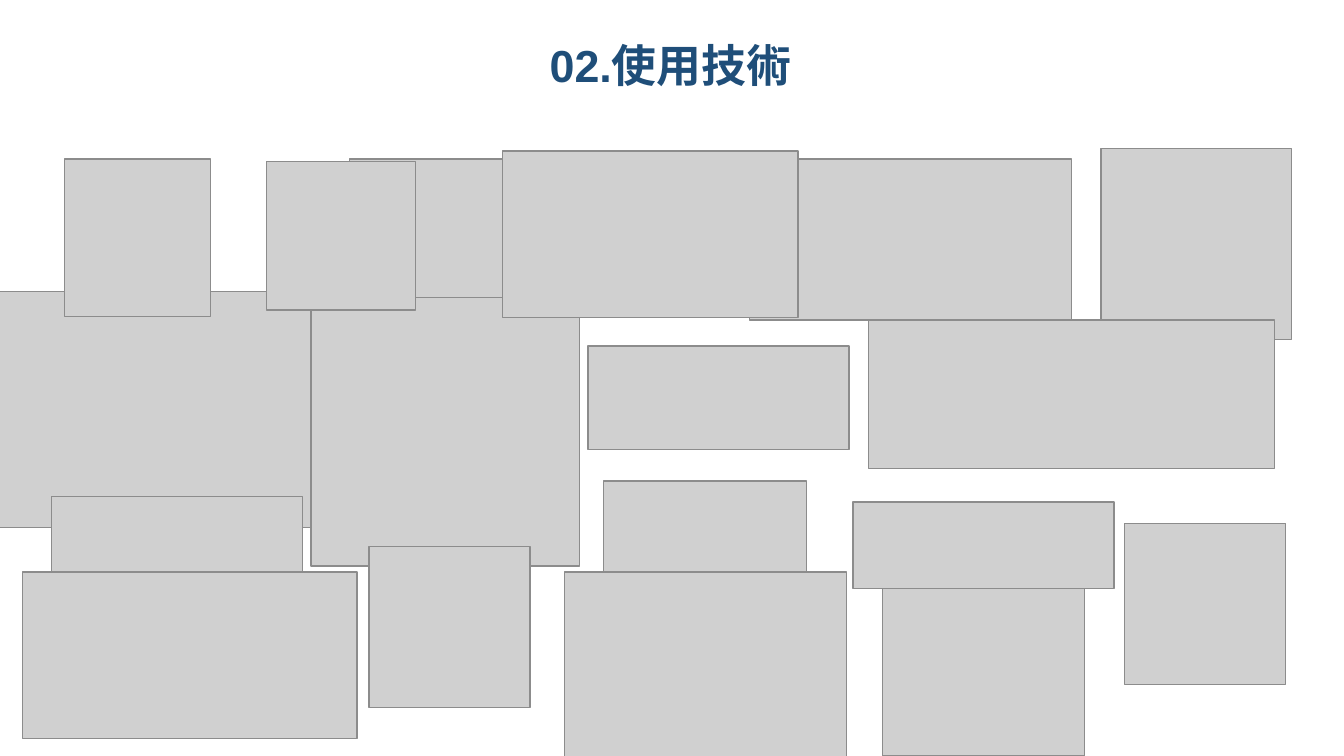
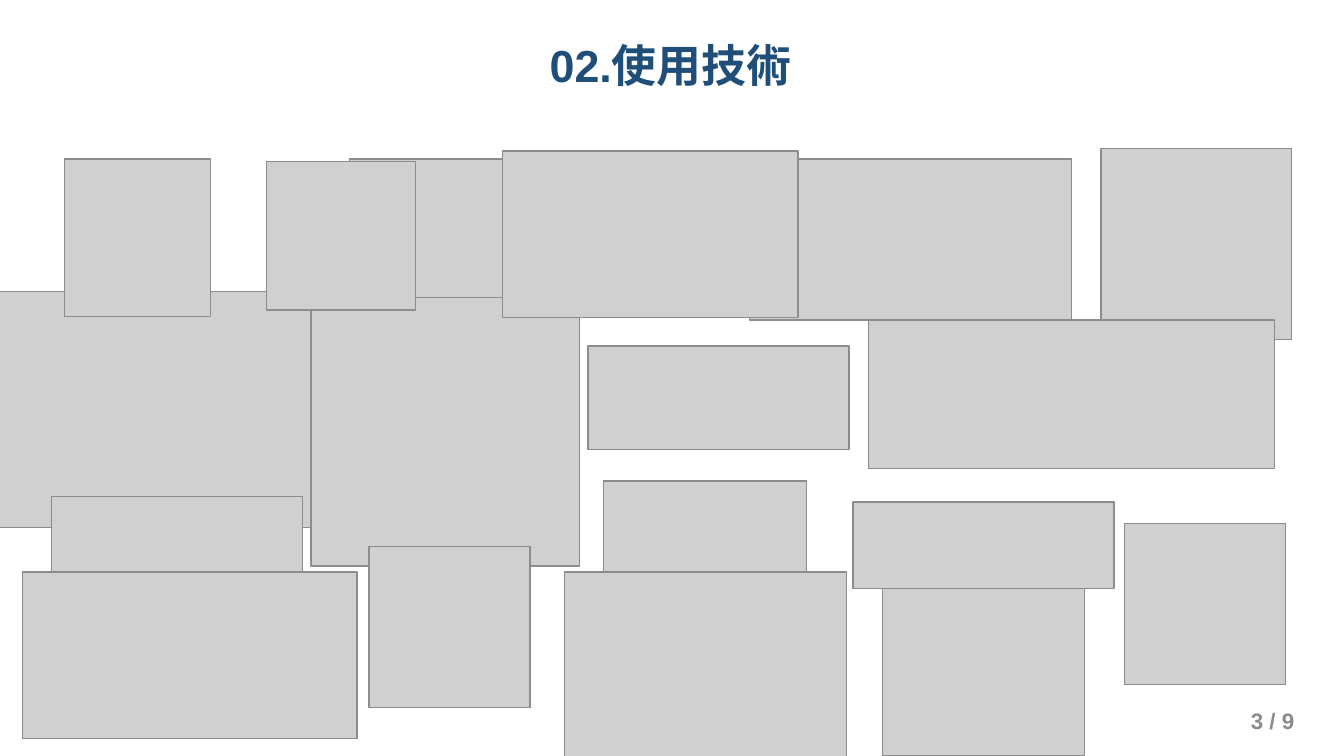
Before and after one commit to III-MSIT123-Group5/RoryRoryCC, a slide deck: slide 4 of 第一組(20191225).pptx. Drawn at 1344x756 pixels with LibreOffice and Linux fonts; fonts in the diff are those of the drawing; grey boxes stand for pictures; background and template pictures are left out. Boxes give left, top, right and bottom in pixels: in the first picture for what was removed or moved away, otherwise in the second. Text is boxed around its words. In the diff, an @@ line names an element or a change of style, - is before the commit and + after.

```diff
--- a/第一組(20191225).pptx
+++ b/第一組(20191225).pptx
@@ page number added at (1251,713,1294,729), 12 pt, text #8C8C8C, bold @@
+3 / 9
```
Also in this commit, not shown: 6 other slides changed, 2 slides added.
